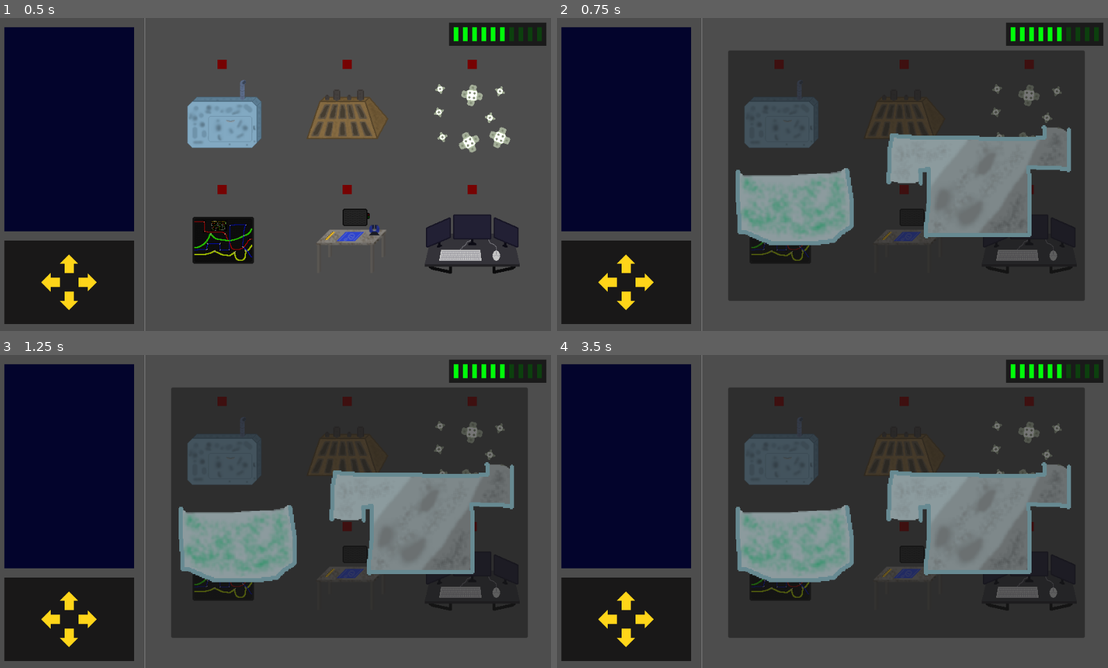
Above: before the commit, frames 1-4 (two rows, left to right).
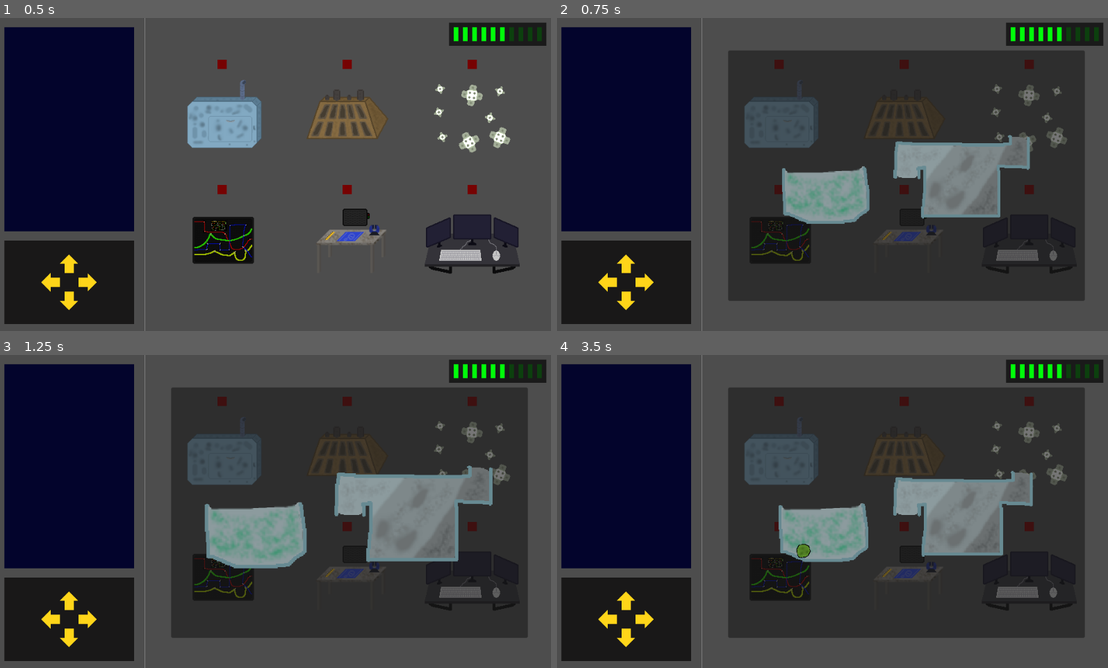
Above: after the commit, the same moments.

Repository: kedalovo/-SG-Spaceship-Management
Game: Godot game, scene res://Game Scene/Game.tscn
Same seed, same stepped clock (60 frames per second), same inputs: the game is played once before the commit and once after it.
Inputs (mouse positions are in pixels of both pictures, inside the frame that each line leads up to):
- Up to frame 1 (0.5 s): no input
- Up to frame 2 (0.75 s): click (777, 115) at 0.52 s
- Up to frame 3 (1.25 s): no input
- Up to frame 4 (3.5 s): click (777, 452) at 1.27 s; click (777, 452) at 2.02 s; tap Enter at 2.75 s; move the mouse to (953, 495) at 2.77 s; hold ` (test) from 2.78 s (still down); click (953, 495) at 2.92 s; tap Space (test1) at 3.05 s

Frame 1 is identical in both runs. In frame 2, 8.3% of the frame differs, in the area x 32-94%, y 34-73%; in frame 3, 6.1%; in frame 4, 8.1%.

Commit message:
Tried adding opening animations to systems. Switched to viewports. Broke everything. Might revert to previous commit if I don't find solutions to problems that I created.

Diff:
--- a/Game Scene/Game.tscn
+++ b/Game Scene/Game.tscn
@@ -24,6 +24,9 @@
 [node name="Game" type="Node2D"]
 script = ExtResource("1_t00el")
 
+[node name="Camera2D" type="Camera2D" parent="."]
+anchor_mode = 0
+
 [node name="CabinColorRect" type="ColorRect" parent="."]
 offset_left = 16.0
 offset_top = 16.0
@@ -332,32 +335,46 @@
 offset_right = 920.0
 offset_bottom = 488.0
 
-[node name="Systems" type="Node2D" parent="."]
-position = Vector2(608, 280)
-
-[node name="Life Support System" parent="Systems" instance=ExtResource("15_8do5x")]
-visible = false
-scale = Vector2(1.75, 1.75)
-
-[node name="Engines System" parent="Systems" instance=ExtResource("16_trc1u")]
-visible = false
-scale = Vector2(1.75, 1.75)
-
-[node name="Hull System" parent="Systems" instance=ExtResource("17_unxvt")]
-visible = false
-position = Vector2(4, -8)
-
-[node name="Electrical System" parent="Systems" instance=ExtResource("18_p0hwu")]
-visible = false
-scale = Vector2(1.75, 1.75)
-
-[node name="External System" parent="Systems" instance=ExtResource("19_kf2ef")]
-visible = false
-scale = Vector2(2.5, 2.5)
-
-[node name="Computer System" parent="Systems" instance=ExtResource("20_1h5sm")]
-visible = false
-scale = Vector2(1.75, 1.75)
+[node name="SubViewportContainer" type="SubViewportContainer" parent="."]
+offset_left = 304.0
+offset_top = 56.0
+offset_right = 920.0
+offset_bottom = 488.0
+focus_mode = 0
+mouse_filter = 2
+
+[node name="SubViewport" type="SubViewport" parent="SubViewportContainer"]
+transparent_bg = true
+handle_input_locally = false
+canvas_item_default_texture_filter = 0
+physics_object_picking = true
+physics_object_picking_sort = true
+physics_object_picking_first_only = true
+size = Vector2i(616, 432)
+render_target_update_mode = 4
+
+[node name="Life Support System" parent="SubViewportContainer/SubViewport" instance=ExtResource("15_8do5x")]
+visible = false
+position = Vector2(308, 216)
+
+[node name="Engines System" parent="SubViewportContainer/SubViewport" instance=ExtResource("16_trc1u")]
+visible = false
+position = Vector2(308, 216)
+
+[node name="Hull System" parent="SubViewportContainer/SubViewport" instance=ExtResource("17_unxvt")]
+visible = false
+position = Vector2(308, 216)
+
+[node name="Electrical System" parent="SubViewportContainer/SubViewport" instance=ExtResource("18_p0hwu")]
+visible = false
+position = Vector2(308, 216)
+
+[node name="External System" parent="SubViewportContainer/SubViewport" instance=ExtResource("19_kf2ef")]
+visible = false
+position = Vector2(308, 216)
+
+[node name="Computer System" parent="SubViewportContainer/SubViewport" instance=ExtResource("20_1h5sm")]
+visible = false
 
 [connection signal="system_pressed" from="Systems Sprites/LifeSupportSprite" to="." method="_on_system_sprite_pressed"]
 [connection signal="mouse_entered" from="Systems Sprites/LifeSupportSprite/Button" to="Systems Sprites/LifeSupportSprite" method="_on_button_mouse_entered"]
--- a/Game Scene/game.gd
+++ b/Game Scene/game.gd
@@ -1,12 +1,12 @@
 extends Node2D
 
 
-@onready var life_support_system: system = $"Systems/Life Support System"
-@onready var engines_system: engines = $"Systems/Engines System"
-@onready var hull_system: system = $"Systems/Hull System"
-@onready var electrical_system: system = $"Systems/Electrical System"
-@onready var external_system: system = $"Systems/External System"
-@onready var computer_system: system = $"Systems/Computer System"
+@onready var life_support_system: system = $"SubViewportContainer/SubViewport/Life Support System"
+@onready var engines_system: engines = $"SubViewportContainer/SubViewport/Engines System"
+@onready var hull_system: system = $"SubViewportContainer/SubViewport/Hull System"
+@onready var electrical_system: system = $"SubViewportContainer/SubViewport/Electrical System"
+@onready var external_system: system = $"SubViewportContainer/SubViewport/External System"
+@onready var computer_system: system = $"SubViewportContainer/SubViewport/Computer System"
 
 @onready var system_container: Control = $"System Container"
 
--- a/Systems/Computer/computer_system.gd
+++ b/Systems/Computer/computer_system.gd
@@ -6,6 +6,7 @@
 
 @onready var puzzle_v_box: VBoxContainer = $UI/Margin/HBox/PuzzleVBox
 @onready var pieces_v_box: VBoxContainer = $UI/Margin/HBox/PiecesVBox
+@onready var camera: Camera2D = $Camera2D
 
 var busy_puzzle_slots: Array[bool] = [false, false, false, false, false, false]
 var busy_pieces_slots: Array[bool] = [false, false, false, false, false, false]
--- a/Systems/Computer/computer_system.tscn
+++ b/Systems/Computer/computer_system.tscn
@@ -6,6 +6,10 @@
 
 [node name="Computer System" type="Node2D"]
 script = ExtResource("1_3i7g7")
+
+[node name="Camera2D" type="Camera2D" parent="."]
+enabled = false
+zoom = Vector2(1.75, 1.75)
 
 [node name="Sprite" type="Sprite2D" parent="."]
 texture = ExtResource("2_4nu0v")
--- a/Systems/Electrical/electrical_system.gd
+++ b/Systems/Electrical/electrical_system.gd
@@ -10,6 +10,7 @@
 
 
 @onready var wires: Node2D = $Wires
+@onready var camera: Camera2D = $Camera2D
 
 var receiver_states: Array[bool] = [false, false, false, false, false]
 var tranceiver_states: Array[bool] = [false, false, false, false, false]
--- a/Systems/Electrical/electrical_system.tscn
+++ b/Systems/Electrical/electrical_system.tscn
@@ -5,6 +5,10 @@
 
 [node name="Electrical System" type="Node2D"]
 script = ExtResource("1_qh678")
+
+[node name="Camera2D" type="Camera2D" parent="."]
+enabled = false
+zoom = Vector2(2.5, 2.5)
 
 [node name="Sprite" type="Sprite2D" parent="."]
 texture = ExtResource("1_cdce4")
--- a/Systems/Engines/engines_system.gd
+++ b/Systems/Engines/engines_system.gd
@@ -10,6 +10,7 @@
 @onready var cell_slots: Node2D = $"Cell Slots"
 @onready var fuel_timer: Timer = $FuelTimer
 @onready var coolant_timer: Timer = $CoolantTimer
+@onready var camera: Camera2D = $Camera2D
 
 @onready var slots_fuel: Array[int] = []
 @onready var slots_coolant: Array[int] = []
--- a/Systems/Engines/engines_system.tscn
+++ b/Systems/Engines/engines_system.tscn
@@ -6,6 +6,10 @@
 
 [node name="Engines System" type="Node2D"]
 script = ExtResource("1_c6exo")
+
+[node name="Camera2D" type="Camera2D" parent="."]
+enabled = false
+zoom = Vector2(1.75, 1.75)
 
 [node name="Sprite" type="Sprite2D" parent="."]
 texture = ExtResource("2_kh3pv")
--- a/Systems/External/external_system.gd
+++ b/Systems/External/external_system.gd
@@ -11,6 +11,7 @@
 @onready var modules: Node2D = $Modules
 @onready var module_blueprints: Node2D = $"Module Blueprints"
 @onready var pos_h_box: HBoxContainer = $HBox
+@onready var camera: Camera2D = $Camera2D
 
 @onready var module_spaces: Array[Node2D] = [module_1, module_2, module_3, module_4]
 
--- a/Systems/External/external_system.tscn
+++ b/Systems/External/external_system.tscn
@@ -5,6 +5,10 @@
 
 [node name="External System" type="Node2D"]
 script = ExtResource("1_n8fqa")
+
+[node name="Camera2D" type="Camera2D" parent="."]
+enabled = false
+zoom = Vector2(2.5, 2.5)
 
 [node name="Sprite" type="Sprite2D" parent="."]
 texture = ExtResource("1_5k4kb")
--- a/Systems/Hull/hull_system.gd
+++ b/Systems/Hull/hull_system.gd
@@ -7,6 +7,7 @@
 
 @onready var holes: Node2D = $Holes
 @onready var patches: Node2D = $Patches
+@onready var camera: Camera2D = $Camera2D
 
 
 var patch_number: int = 5
--- a/Systems/Hull/hull_system.tscn
+++ b/Systems/Hull/hull_system.tscn
@@ -5,6 +5,9 @@
 
 [node name="Hull System" type="Node2D"]
 script = ExtResource("1_4hw2b")
+
+[node name="Camera2D" type="Camera2D" parent="."]
+enabled = false
 
 [node name="Sprite" type="Sprite2D" parent="."]
 texture = ExtResource("1_e17vu")
--- a/Systems/Life Support/life_support_system.gd
+++ b/Systems/Life Support/life_support_system.gd
@@ -4,17 +4,20 @@
 @onready var algae_container: Node = $"Algae Container"
 @onready var cooker_area: Area2D = $"Cooker Area"
 @onready var damage_timer: Timer = $DamageTimer
+@onready var camera: Camera2D = $Camera2D
+@onready var animator: AnimationPlayer = $Animator
 
 var algae_in_cooker: Array[Algae] = []
 
 var constant_damage: int = 1
 
 
-#func _input(event: InputEvent) -> void:
-	#if event.is_action_pressed("test"):
-		#add_fuel()
-	#if event.is_action_pressed("test1"):
-		#print("Health is: ", get_health(), "\n")
+func _input(event: InputEvent) -> void:
+	if event.is_action_pressed("test"):
+		add_fuel()
+	if event.is_action_pressed("test1"):
+		var zoom := randf_range(0.5, 2.0)
+		camera.zoom = Vector2(zoom, zoom)
 
 
 func get_health() -> int:
@@ -27,8 +30,14 @@
 
 func add_fuel() -> void:
 	var new_algae = ALGAE_SCENE.instantiate()
+	new_algae.position = Vector2(randi_range(-152, -72), -36)
 	algae_container.add_child(new_algae)
-	new_algae.position = Vector2(randi_range(-152, -72), -36)
+
+
+func open() -> void:
+	super.open()
+	camera.enabled = true
+	animator.play("open")
 
 
 func _damage(strength: int, type: game_manager.damage_types):
--- a/Systems/Life Support/life_support_system.tscn
+++ b/Systems/Life Support/life_support_system.tscn
@@ -21,8 +21,70 @@
 [sub_resource type="RectangleShape2D" id="RectangleShape2D_2s487"]
 size = Vector2(24, 32)
 
+[sub_resource type="Animation" id="Animation_ixe2j"]
+resource_name = "open"
+length = 0.3
+tracks/0/type = "bezier"
+tracks/0/imported = false
+tracks/0/enabled = true
+tracks/0/path = NodePath("Camera2D:zoom:x")
+tracks/0/interp = 1
+tracks/0/loop_wrap = true
+tracks/0/keys = {
+"handle_modes": PackedInt32Array(0, 0),
+"points": PackedFloat32Array(1.2, 0, 0, 0.15, 0, 1.5, -0.1, 0, 0, 0),
+"times": PackedFloat32Array(0, 0.3)
+}
+tracks/1/type = "bezier"
+tracks/1/imported = false
+tracks/1/enabled = true
+tracks/1/path = NodePath("Camera2D:zoom:y")
+tracks/1/interp = 1
+tracks/1/loop_wrap = true
+tracks/1/keys = {
+"handle_modes": PackedInt32Array(0, 0),
+"points": PackedFloat32Array(1.2, 0, 0, 0.15, 0, 1.5, -0.1, 0, 0, 0),
+"times": PackedFloat32Array(0, 0.3)
+}
+
+[sub_resource type="Animation" id="Animation_unyc1"]
+length = 0.001
+tracks/0/type = "bezier"
+tracks/0/imported = false
+tracks/0/enabled = true
+tracks/0/path = NodePath("Camera2D:zoom:x")
+tracks/0/interp = 1
+tracks/0/loop_wrap = true
+tracks/0/keys = {
+"handle_modes": PackedInt32Array(0),
+"points": PackedFloat32Array(1.2, -0.15, 0, 0.15, 0),
+"times": PackedFloat32Array(0)
+}
+tracks/1/type = "bezier"
+tracks/1/imported = false
+tracks/1/enabled = true
+tracks/1/path = NodePath("Camera2D:zoom:y")
+tracks/1/interp = 1
+tracks/1/loop_wrap = true
+tracks/1/keys = {
+"handle_modes": PackedInt32Array(0),
+"points": PackedFloat32Array(1.2, -0.15, 0, 0.15, 0),
+"times": PackedFloat32Array(0)
+}
+
+[sub_resource type="AnimationLibrary" id="AnimationLibrary_70l52"]
+_data = {
+"RESET": SubResource("Animation_unyc1"),
+"open": SubResource("Animation_ixe2j")
+}
+
 [node name="Life Support System" type="Node2D"]
 script = ExtResource("1_gfff3")
+
+[node name="Camera2D" type="Camera2D" parent="."]
+enabled = false
+zoom = Vector2(1.2, 1.2)
+process_callback = 0
 
 [node name="Sprite" type="Sprite2D" parent="."]
 texture = ExtResource("1_cp3fi")
@@ -61,17 +123,16 @@
 
 [node name="Algae Container" type="Node" parent="."]
 
-[node name="Camera2D" type="Camera2D" parent="."]
-enabled = false
-
 [node name="Cooker Area" type="Area2D" parent="."]
 position = Vector2(72, 20)
+input_pickable = false
 
 [node name="Shape" type="CollisionShape2D" parent="Cooker Area"]
 shape = SubResource("RectangleShape2D_2cn4y")
 
 [node name="Dispose Area" type="Area2D" parent="."]
 position = Vector2(148, -28)
+input_pickable = false
 
 [node name="Shape" type="CollisionShape2D" parent="Dispose Area"]
 shape = SubResource("RectangleShape2D_2s487")
@@ -85,6 +146,11 @@
 process_callback = 0
 one_shot = true
 
+[node name="Animator" type="AnimationPlayer" parent="."]
+libraries = {
+"": SubResource("AnimationLibrary_70l52")
+}
+
 [connection signal="body_entered" from="Cooker Area" to="." method="_on_cooker_area_body_entered"]
 [connection signal="body_exited" from="Cooker Area" to="." method="_on_cooker_area_body_exited"]
 [connection signal="body_entered" from="Dispose Area" to="." method="_on_dispose_area_body_entered"]
Not shown: 1 places in Systems/Life Support/life_support_system.tscn that only renumber resources
